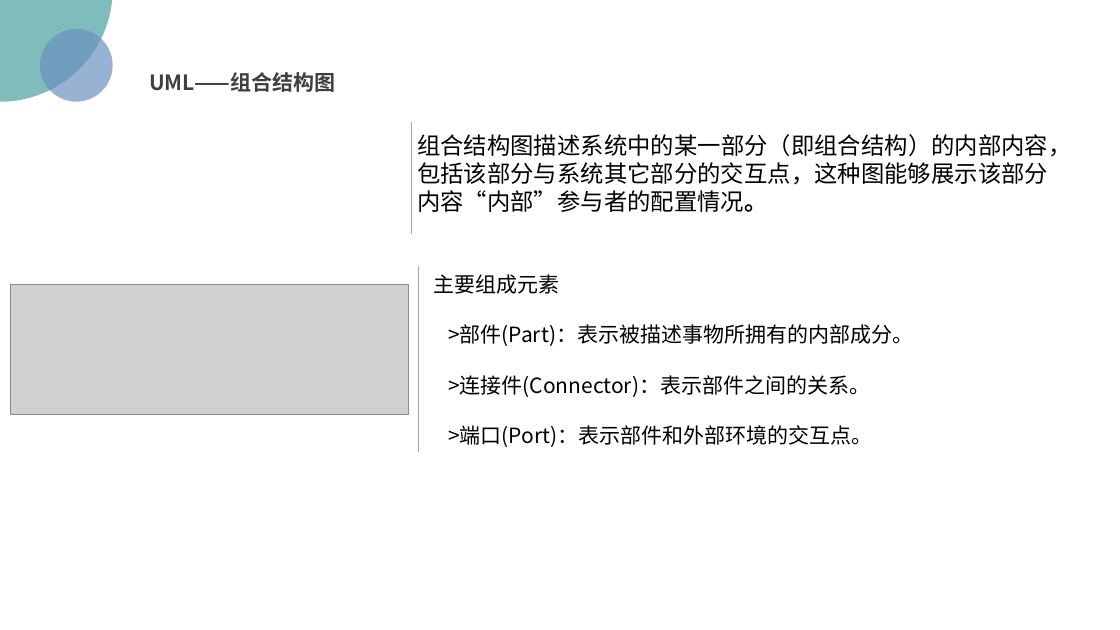
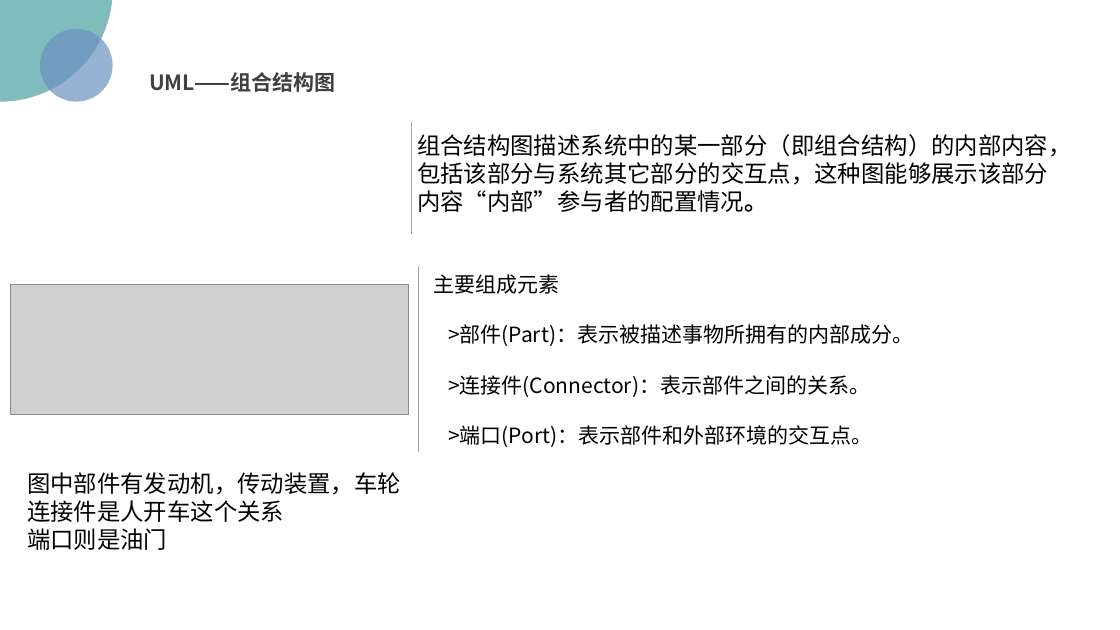
Before and after one commit to PRD2018/PRD2018-G15, a slide deck: slide 44 of 受控文档/02-其他任务/[PRD-15]UML概述.pptx. Drawn at 1120x630 pixels with LibreOffice and Linux fonts; fonts in the diff are those of the drawing; grey boxes stand for pictures; background and template pictures are left out. Boxes give left, top, right and bottom in pixels: in the first picture for what was removed or moved away, otherwise in the second. Text is boxed around its words. In the diff, an @@ line names an element or a change of style, - is before the commit and + after.

```diff
--- a/受控文档/02-其他任务/[PRD-15]UML概述.pptx
+++ b/受控文档/02-其他任务/[PRD-15]UML概述.pptx
@@ text added at (x1=27, y1=472, x2=401, y2=550), 20 pt, text #000000 @@
+图中部件有发动机，传动装置，车轮
+连接件是人开车这个关系
+端口则是油门
```
Also in this commit, not shown: 20 other slides changed, 1 slide added, 1 slide removed, 2 other files.
